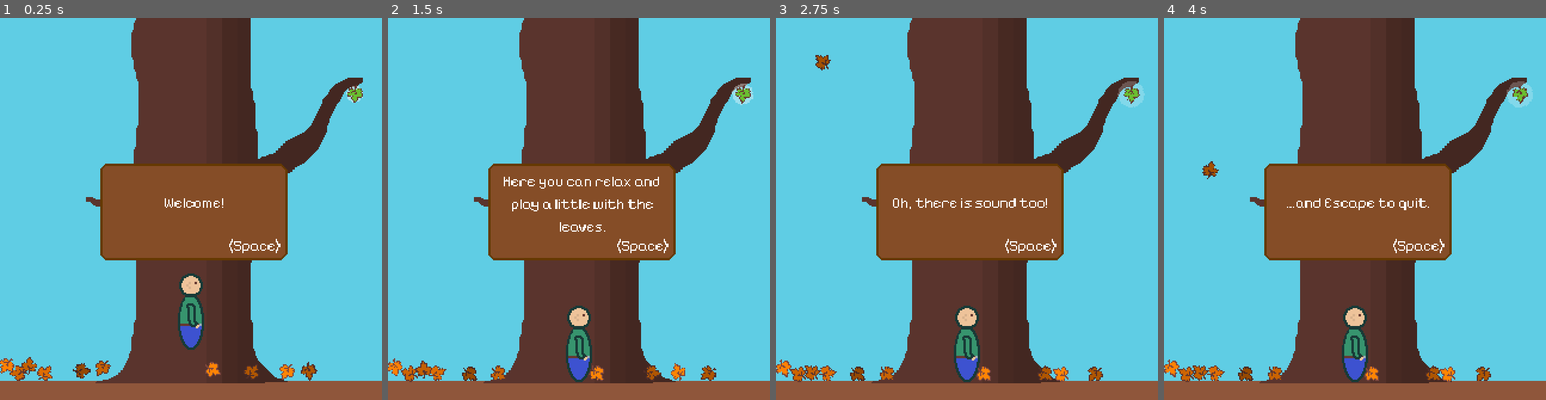
Above: before the commit, frames 1-4 (left to right).
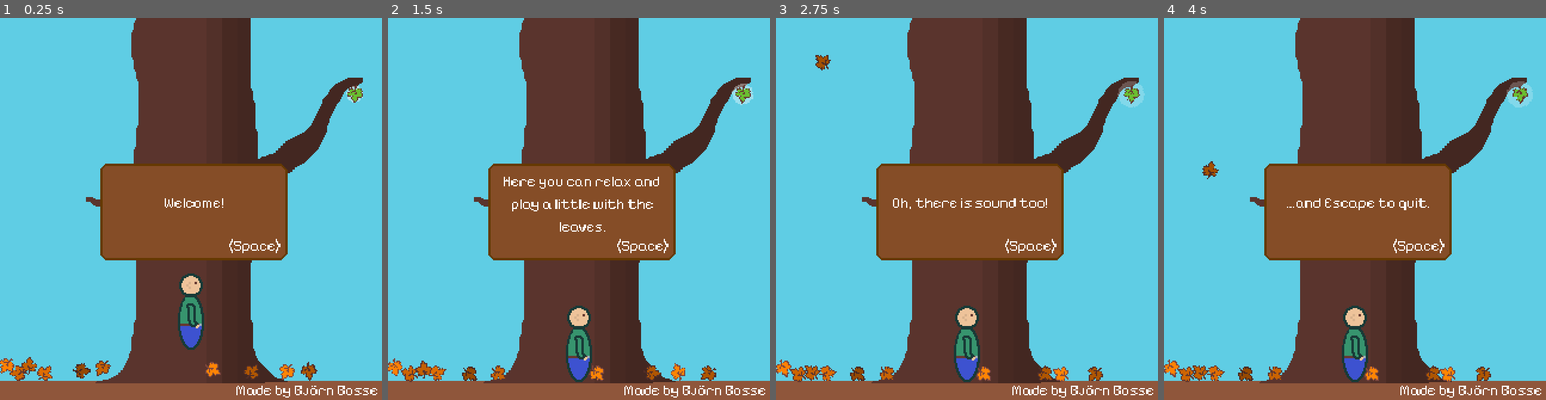
Above: after the commit, the same moments.

Repository: FluffySpectre/playintheleaves
Game: Godot game, scene res://game.tscn
Same seed, same stepped clock (60 frames per second), same inputs: the game is played once before the commit and once after it.
Inputs:
- Up to frame 1 (0.25 s): no input
- Up to frame 2 (1.5 s): hold Shift (run) 0.53-1.28 s; hold D (right) from 0.53 s (still down); tap Space (jump) at 0.77 s; tap Shift (run) at 1.35 s
- Up to frame 3 (2.75 s): tap Space (jump) at 1.52 s; release D (right) at 2.03 s; hold A (left) from 2.03 s (still down); hold Shift (run) from 2.03 s (still down)
- Up to frame 4 (4 s): release A (left) at 2.78 s; release Shift (run) at 2.78 s; hold D (right) from 2.78 s (still down); tap Shift (run) at 2.85 s; tap Space (jump) at 3.02, 3.77 s; hold Shift (run) from 3.53 s (still down)

The runs differ from the first frame. In frame 1, 0.3% of the frame differs, in the area x 61-99%, y 96-100%; in frame 2, 0.3%; in frame 3, 0.3%; in frame 4, 0.3%.

Commit message:
Added a "Made by"-label

Diff:
--- a/game/game.tscn
+++ b/game/game.tscn
@@ -276,6 +276,16 @@
 offset_bottom = 80.0
 text = "(Space)"
 
+[node name="MadeByLabel" type="Label" parent="Intro/Panel"]
+offset_left = 113.0
+offset_top = 179.0
+offset_right = 233.0
+offset_bottom = 202.0
+theme = ExtResource("20_vd0us")
+text = "Made by Björn Bosse"
+horizontal_alignment = 1
+vertical_alignment = 1
+
 [node name="PauseMenu" type="Node2D" parent="."]
 script = ExtResource("24_pj2oj")
 
